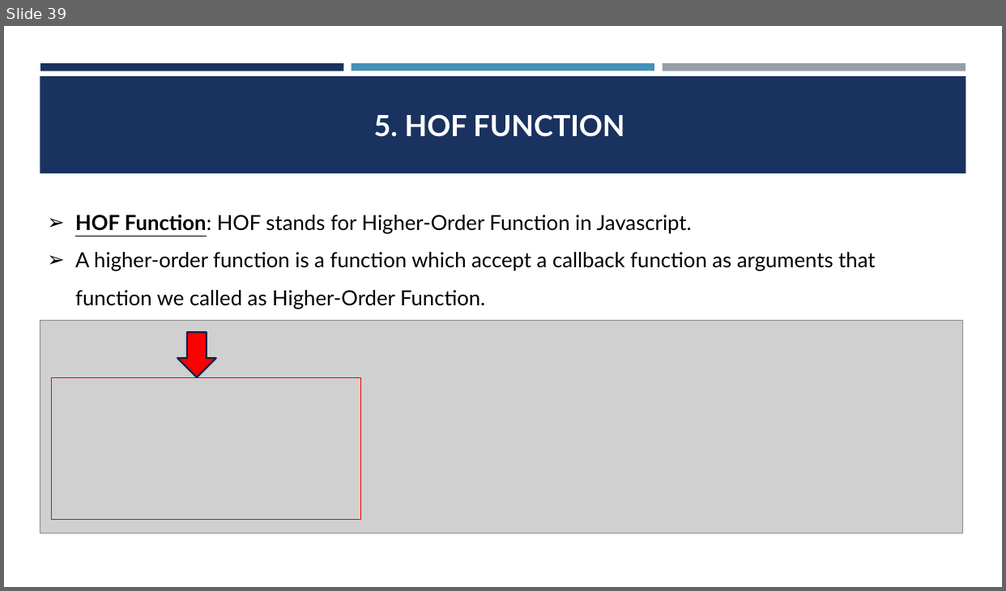
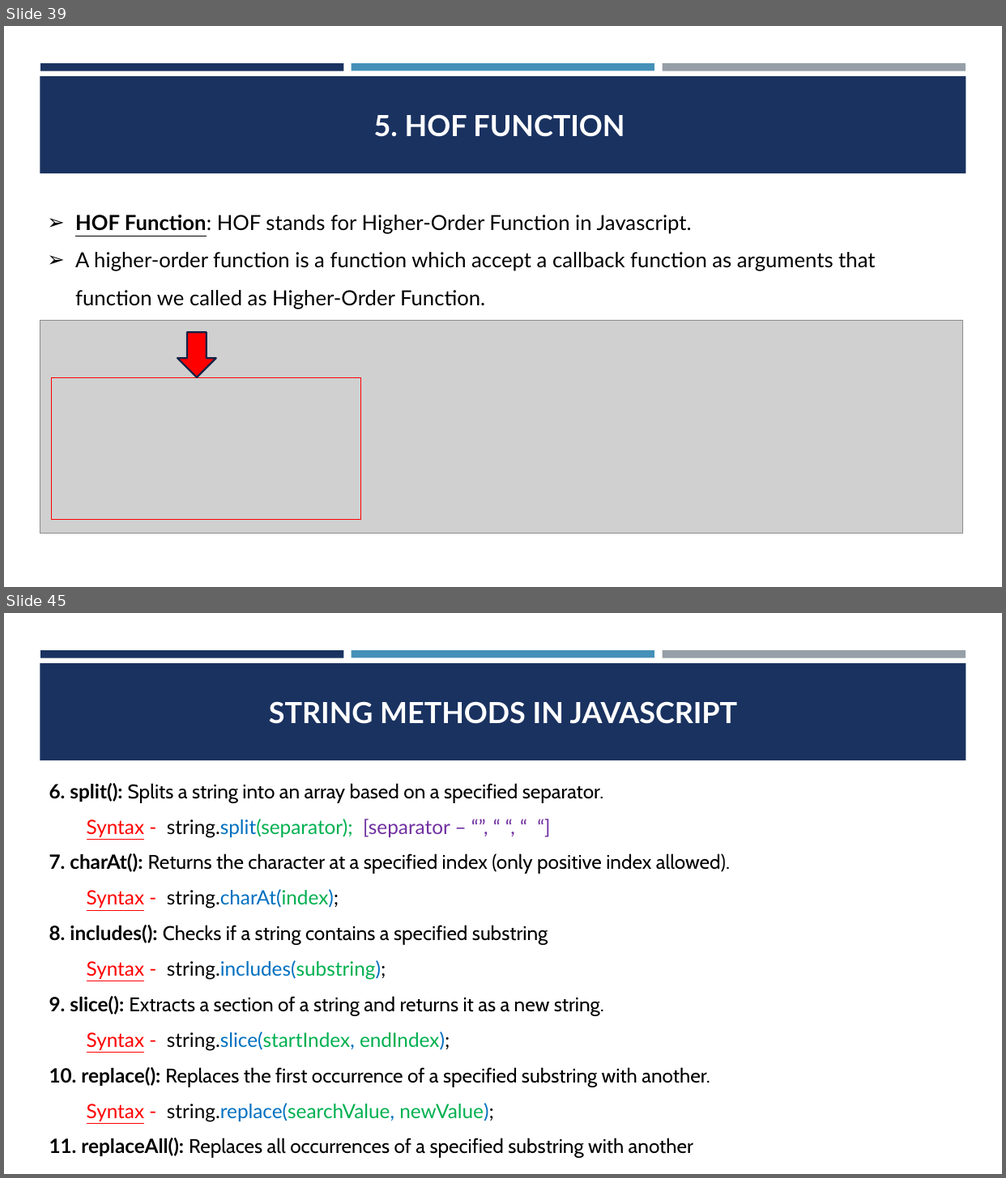
Before and after one commit to CodeCrafterRohit/PEC-Training, a slide deck: JAVASCRIPT/JAVASCRIPT PPT.pptx. Shown one above the other, each under a label of ours: slide 39 before the commit, slides 39 and 45 after it; the slides between them are not shown. The pictures are 1006x591 and 1006x1178 pixels, drawn with LibreOffice and Linux fonts; fonts in the diff are those of the drawing; grey boxes stand for pictures. Boxes give left, top, right and bottom in pixels: in the first picture for what was removed or moved away, otherwise in the second. Text is boxed around its words. In the diff, an @@ line names an element or a change of style, - is before the commit and + after.

Commit message:
JS DAY-9 code and PPT Updated

```diff
--- a/JAVASCRIPT/JAVASCRIPT PPT.pptx
+++ b/JAVASCRIPT/JAVASCRIPT PPT.pptx
@@ slide 45 added at <box>4,613,1002,1174</box>, background #FFFFFF; not listed: 4 template elements that a slide beside it also shows @@
@@ title added at <box>269,701,738,724</box>, 28 pt, text #FFFFFF, bold @@
+STRING METHODS IN JAVASCRIPT
@@ text added at <box>49,783,730,1158</box>, 19 pt, text #000000 @@
+6. split(): Splits a string into an array based on a specified separator.
+Syntax - string.split(separator); [separator – “”, “ “, “ “]
+7. charAt(): Returns the character at a specified index (only positive index allowed).
+Syntax - string.charAt(index);
+8. includes(): Checks if a string contains a specified substring
+Syntax - string.includes(substring);
+9. slice(): Extracts a section of a string and returns it as a new string.
+Syntax - string.slice(startIndex, endIndex);
+10. replace(): Replaces the first occurrence of a specified substring with another.
+Syntax - string.replace(searchValue, newValue);
+11. replaceAll(): Replaces all occurrences of a specified substring with another
```
Also in this commit, not shown: 13 other slides added, 13 other files.
